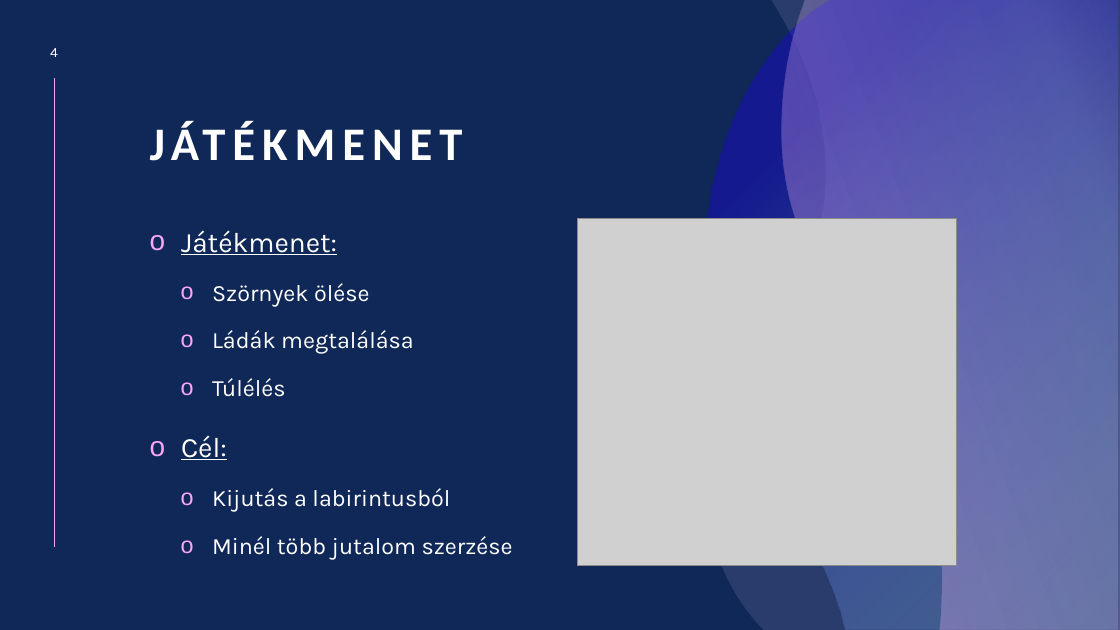
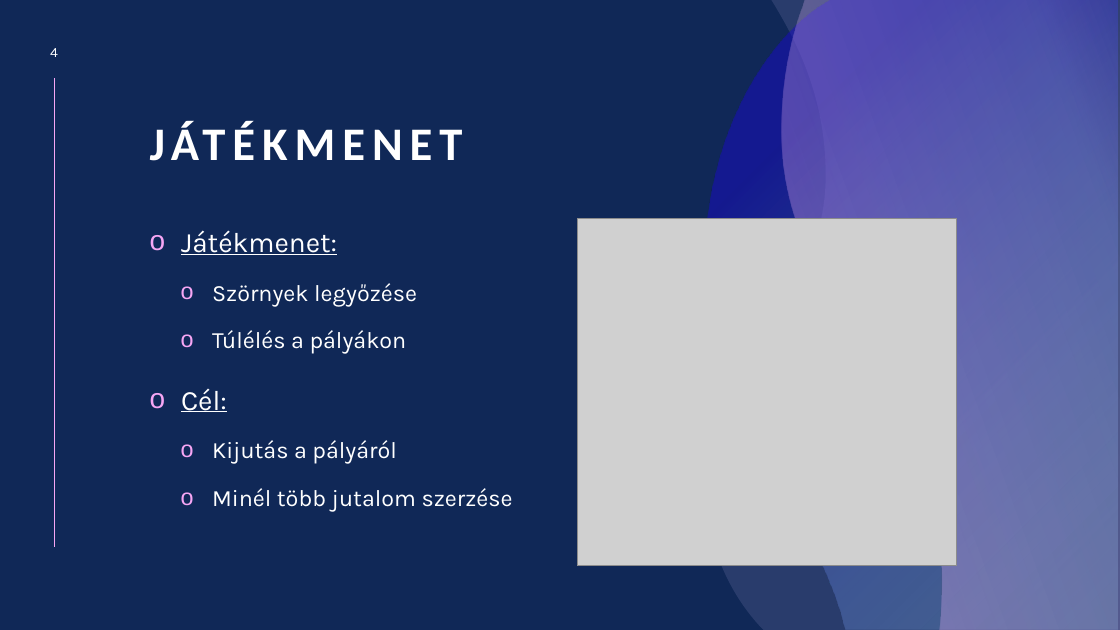
Before and after one commit to baloghdaniel654/11_SZFT3_BaloghDaniel_ErdelyiBalazs_KalmanDaniel_projekt3, a slide deck: slide 4 of IKT_jatek_bemutato.pptx. Drawn at 1120x630 pixels with LibreOffice and Linux fonts; fonts in the diff are those of the drawing; grey boxes stand for pictures. Boxes give left, top, right and bottom in pixels: in the first picture for what was removed or moved away, otherwise in the second. Text is boxed around its words. In the diff, an @@ line names an element or a change of style, - is before the commit and + after.

```diff
--- a/IKT_jatek_bemutato.pptx
+++ b/IKT_jatek_bemutato.pptx
@@ text at [212,283,417,354]: text changed @@
-  o Szörnyek ölése
-  o Ládák megtalálása
-  o Túlélés
+  o Szörnyek legyőzése
+  o Túlélés a pályákon
@@ text at [212,440,396,464]: text changed @@
-  o Kijutás a labirintusból
+  o Kijutás a pályáról
```
Also in this commit, not shown: 8 other slides changed, 2 slides removed.
